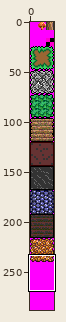
Sprite sheet -- gfx/tilemap.png. Above, an overview of the earlier version with the close-up marked.
Close-up. Old version:
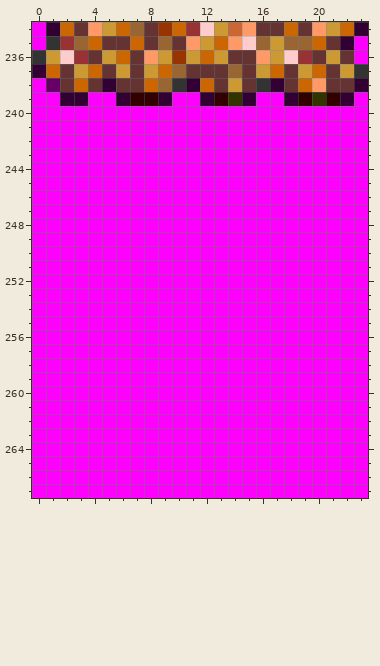
The file is 24x288 pixels. Shown: x 0..23, y 234..267.
After:
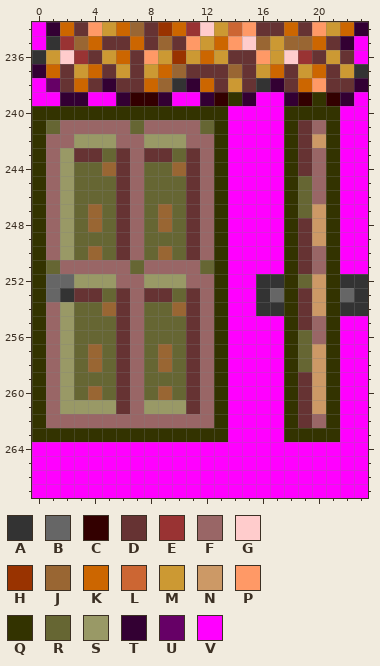
Palette (. is transparent): A #333333  B #666666  C #330000  D #663333  E #993333  F #996666  G #ffcccc  H #993300  J #996633  K #cc6600  L #cc6633  M #cc9933  N #cc9966  P #ff9966  Q #333300  R #666633  S #999966  T #330033  U #660066  V #ff00ff
Diff:
{"y":240,"x":0,"old":"VVVVVVVVVVVVVV","new":"QQQQQQQQQQQQQQ"}
{"y":240,"x":18,"old":"VVVV","new":"QQQQ"}
{"y":241,"x":0,"old":"VVVVVVVVVVVVVV","new":"QRFFFFFRFFFFRQ"}
{"y":241,"x":18,"old":"VVVV","new":"QDFQ"}
{"y":242,"x":0,"old":"VVVVVVVVVVVVVV","new":"QFFSSSFFSSSFFQ"}
{"y":242,"x":18,"old":"VVVV","new":"QDNQ"}
{"y":243,"x":0,"old":"VVVVVVVVVVVVVV","new":"QFSDDRDFDDRDFQ"}
{"y":243,"x":18,"old":"VVVV","new":"QDFQ"}
{"y":244,"x":0,"old":"VVVVVVVVVVVVVV","new":"QFSRRJDFRRJDFQ"}
{"y":244,"x":18,"old":"VVVV","new":"QDFQ"}
{"y":245,"x":0,"old":"VVVVVVVVVVVVVV","new":"QFSRRRDFRRRDFQ"}
{"y":245,"x":18,"old":"VVVV","new":"QRFQ"}
{"y":246,"x":0,"old":"VVVVVVVVVVVVVV","new":"QFSRRRDFRRRDFQ"}
{"y":246,"x":18,"old":"VVVV","new":"QRFQ"}
{"y":247,"x":0,"old":"VVVVVVVVVVVVVV","new":"QFSRJRDFRJRDFQ"}
{"y":247,"x":18,"old":"VVVV","new":"QRNQ"}
{"y":248,"x":0,"old":"VVVVVVVVVVVVVV","new":"QFSRJRDFRJRDFQ"}
{"y":248,"x":18,"old":"VVVV","new":"QDNQ"}
{"y":249,"x":0,"old":"VVVVVVVVVVVVVV","new":"QFSRRRDFRRRDFQ"}
{"y":249,"x":18,"old":"VVVV","new":"QDNQ"}
{"y":250,"x":0,"old":"VVVVVVVVVVVVVV","new":"QFSRJRDFRJRDFQ"}
{"y":250,"x":18,"old":"VVVV","new":"QDFQ"}
{"y":251,"x":0,"old":"VVVVVVVVVVVVVV","new":"QRFFFFFRFFFFRQ"}
{"y":251,"x":18,"old":"VVVV","new":"QDFQ"}
{"y":252,"x":0,"old":"VVVVVVVVVVVVVV","new":"QBBSSSFFSSSFFQ"}
{"y":252,"x":16,"old":"VVVVVVVV","new":"AAQRNQAA"}
{"y":253,"x":0,"old":"VVVVVVVVVVVVVV","new":"QBADDRDFDDRDFQ"}
{"y":253,"x":16,"old":"VVVVVVVV","new":"ABQDNQBA"}
{"y":254,"x":0,"old":"VVVVVVVVVVVVVV","new":"QFSRRJDFRRJDFQ"}
{"y":254,"x":16,"old":"VVVVVVVV","new":"AAQDNQAA"}
{"y":255,"x":0,"old":"VVVVVVVVVVVVVV","new":"QFSRRRDFRRRDFQ"}
{"y":255,"x":18,"old":"VVVV","new":"QDFQ"}
{"y":256,"x":0,"old":"VVVVVVVVVVVVVV","new":"QFSRRRDFRRRDFQ"}
{"y":256,"x":18,"old":"VVVV","new":"QRFQ"}
{"y":257,"x":0,"old":"VVVVVVVVVVVVVV","new":"QFSRJRDFRJRDFQ"}
{"y":257,"x":18,"old":"VVVV","new":"QRNQ"}
{"y":258,"x":0,"old":"VVVVVVVVVVVVVV","new":"QFSRJRDFRJRDFQ"}
{"y":258,"x":18,"old":"VVVV","new":"QRNQ"}
{"y":259,"x":0,"old":"VVVVVVVVVVVVVV","new":"QFSRRRDFRRRDFQ"}
{"y":259,"x":18,"old":"VVVV","new":"QDNQ"}
{"y":260,"x":0,"old":"VVVVVVVVVVVVVV","new":"QFSRJRDFRJRDFQ"}
{"y":260,"x":18,"old":"VVVV","new":"QDNQ"}
{"y":261,"x":0,"old":"VVVVVVVVVVVVVV","new":"QFSSSSDFSSSDFQ"}
{"y":261,"x":18,"old":"VVVV","new":"QDNQ"}
{"y":262,"x":0,"old":"VVVVVVVVVVVVVV","new":"QFFFFFFFFFFFFQ"}
{"y":262,"x":18,"old":"VVVV","new":"QDFQ"}
{"y":263,"x":0,"old":"VVVVVVVVVVVVVV","new":"QQQQQQQQQQQQQQ"}
{"y":263,"x":18,"old":"VVVV","new":"QQQQ"}
{"label":"changed","picture_box":[32,106,368,442]}
